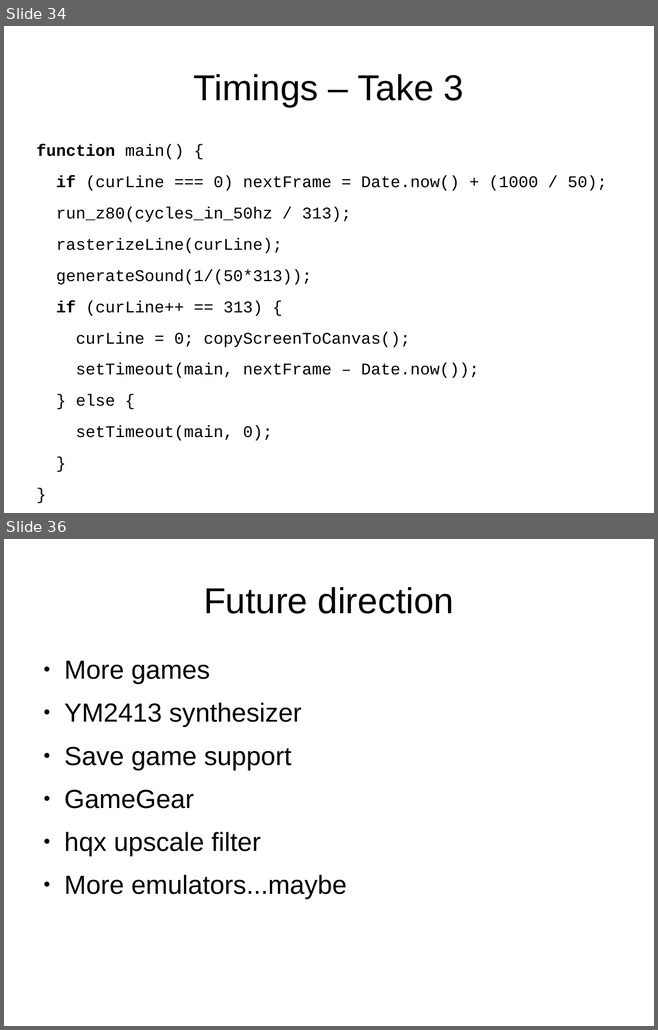
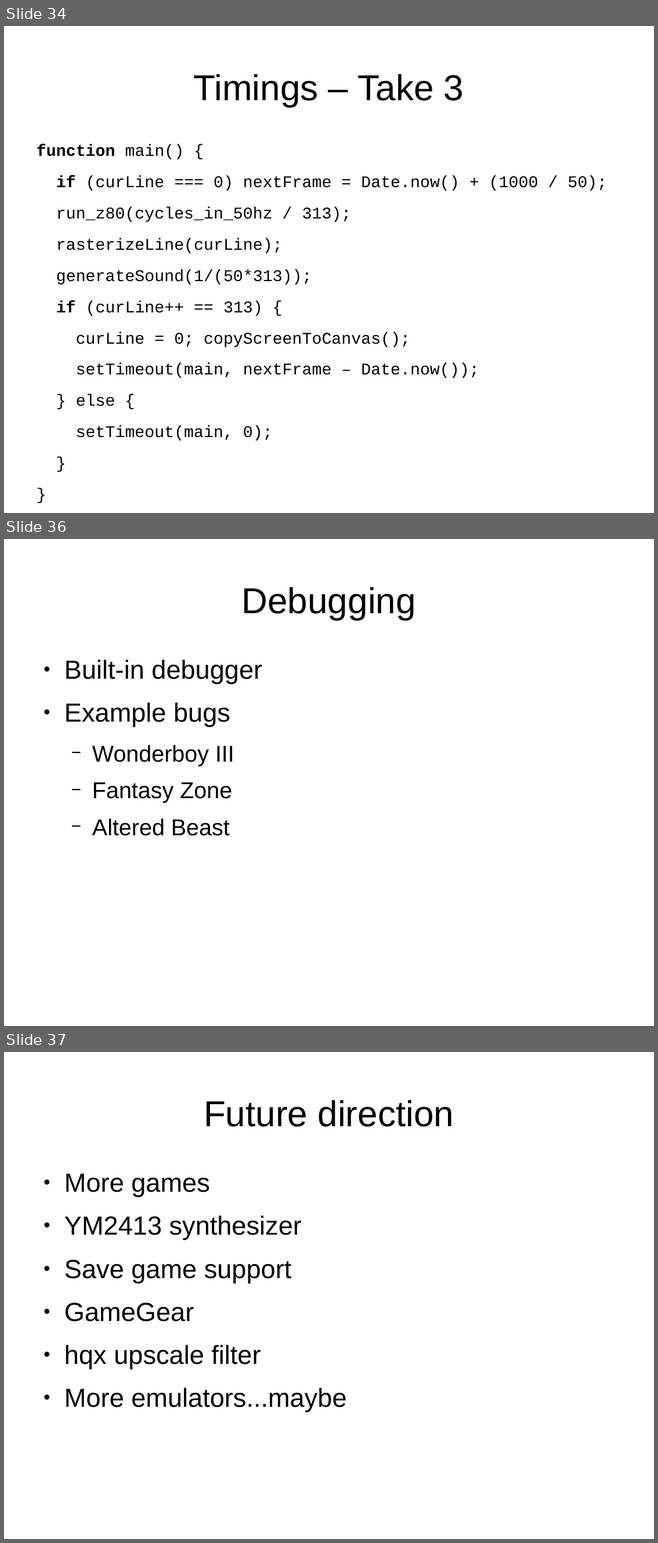
Before and after one commit to mattgodbolt/miracle-sms-emulator, a slide deck: emulating.odp. Shown one above the other, each under a label of ours: slides 34 and 36 before the commit, slides 34, 36 and 37 after it; the slides between them are not shown. The pictures are 658x1030 and 658x1543 pixels, drawn with LibreOffice and Linux fonts; fonts in the diff are those of the drawing; background and template pictures are left out. Boxes give left, top, right and bottom in pixels: in the first picture for what was removed or moved away, otherwise in the second. Text is boxed around its words. In the diff, an @@ line names an element or a change of style, - is before the commit and + after.

```diff
--- a/emulating.odp
+++ b/emulating.odp
@@ slide 36 added at [4, 539, 654, 1026], background #FFFFFF @@
@@ title added at [242, 587, 416, 620], 44 pt, text #000000 @@
+Debugging
@@ text added at [64, 660, 262, 836], 28 pt, text #000000 @@
+● Built-in debugger
+● Example bugs
+  − Wonderboy III
+  − Fantasy Zone
+  − Altered Beast
@@ what was slide 36 is now slide 37 @@
```
Also in this commit, not shown: 3 slides changed, 1 other slide added, 1 slide removed.
